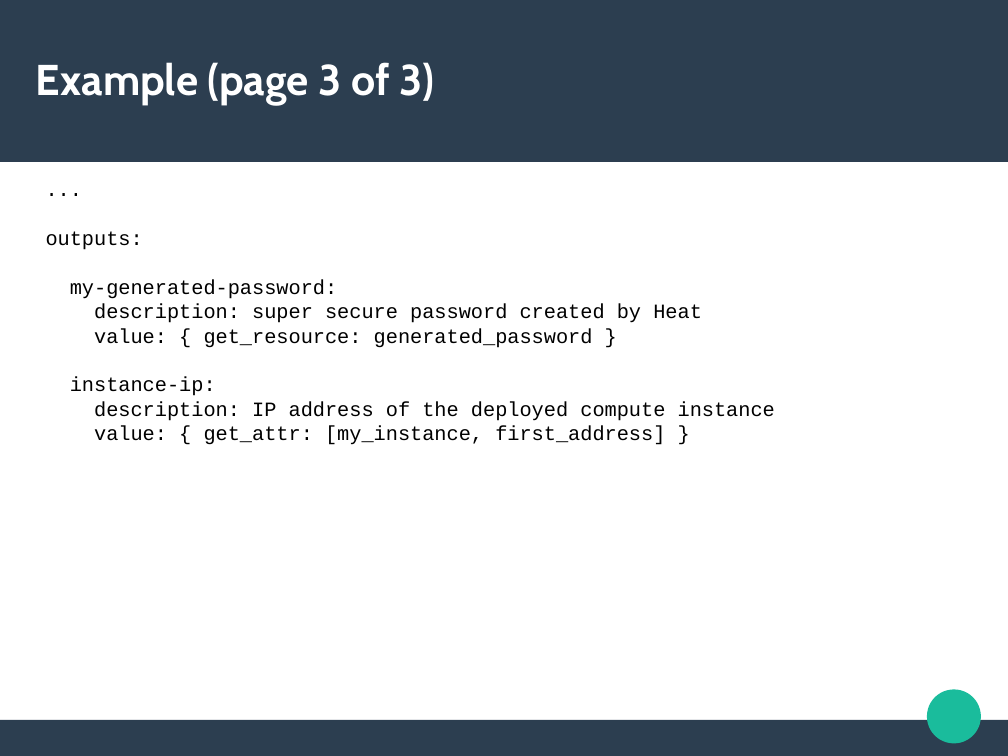
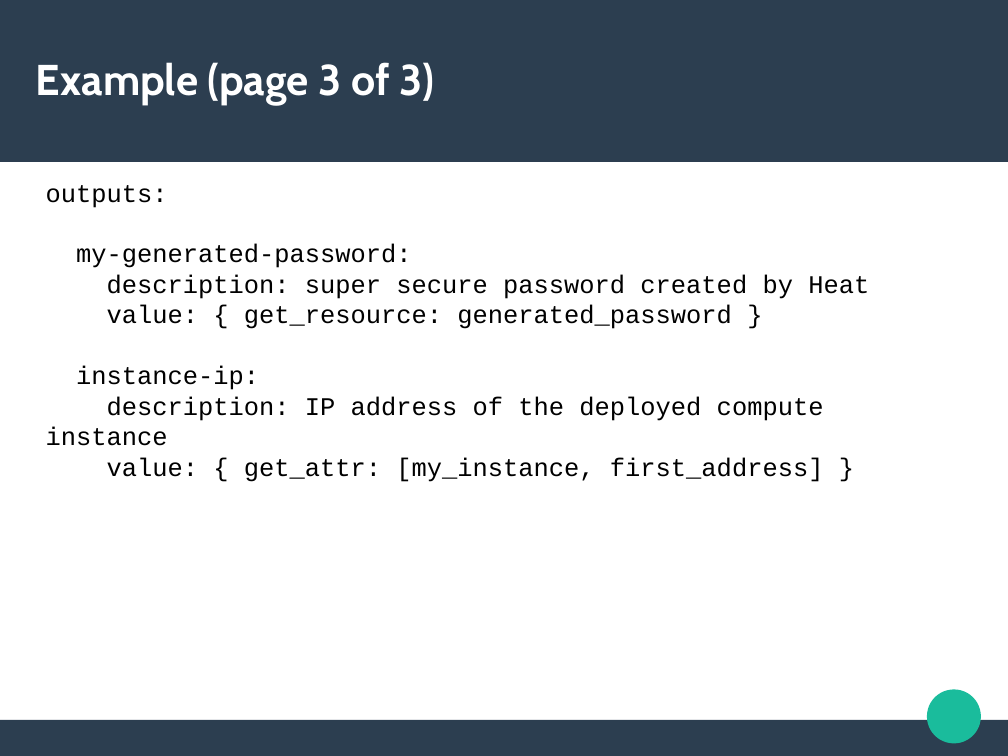
Before and after one commit to jdob/kukri, a slide deck: slide 18 of presentations/devconf-2016/devconf-2016.odp. Drawn at 1008x756 pixels with LibreOffice and Linux fonts; fonts in the diff are those of the drawing. Boxes give left, top, right and bottom in pixels: in the first picture for what was removed or moved away, otherwise in the second. Text is boxed around its words. In the diff, an @@ line names an element or a change of style, - is before the commit and + after.

Commit message:
Tweaks to fonts for readability

```diff
--- a/presentations/devconf-2016/devconf-2016.odp
+++ b/presentations/devconf-2016/devconf-2016.odp
@@ text at box(46, 185, 869, 482): paragraph removed @@
-...
@@ text "outputs:" at box(46, 185, 869, 482): size 16 to 20 pt @@
```
Also in this commit, not shown: 2 other slides changed.
